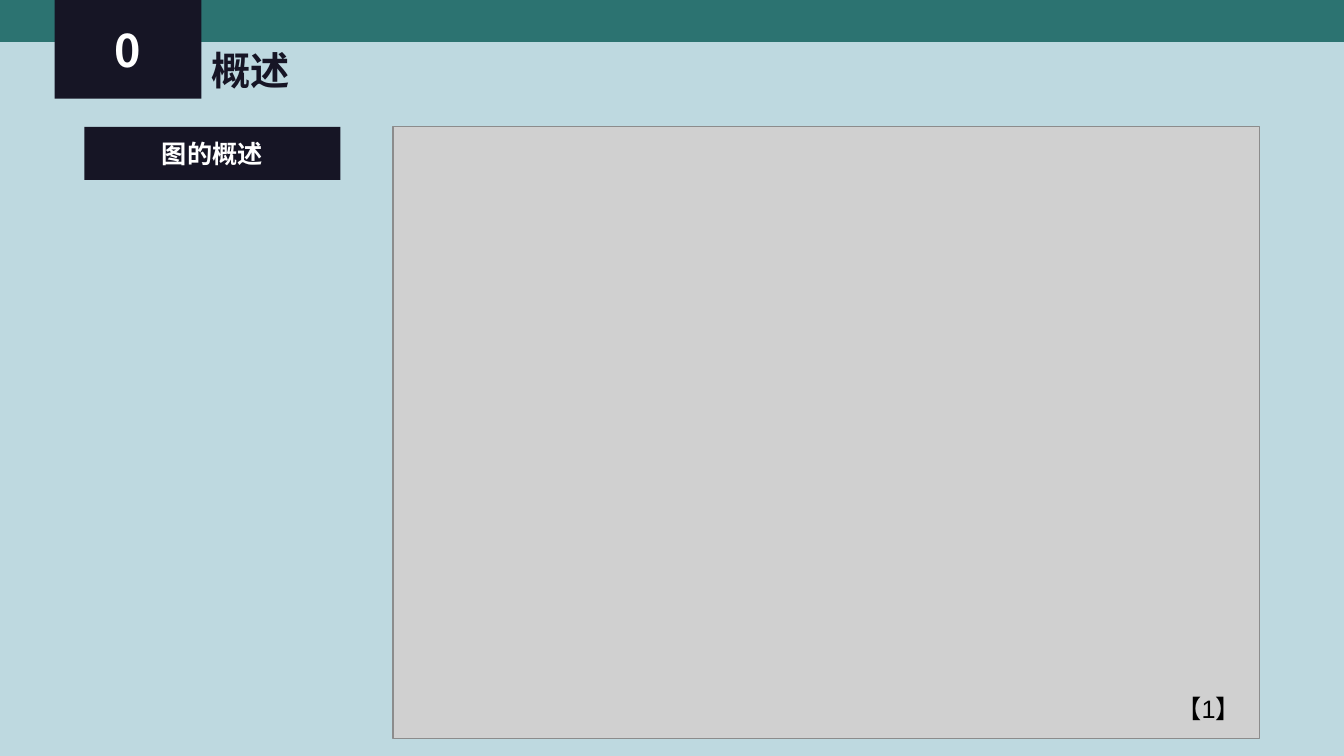
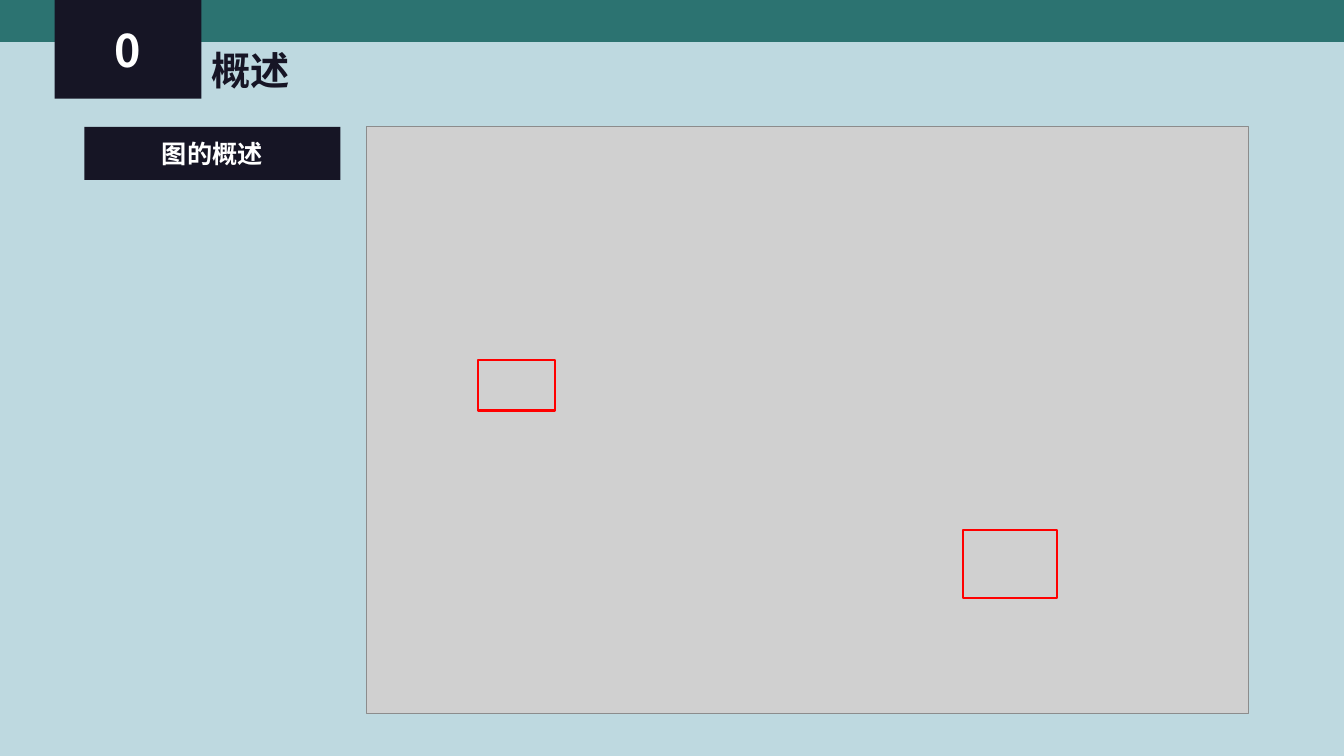
Before and after one commit to PRD-2018-G04/PRD-2018-G04, a slide deck: slide 5 of G04项目组/受控文档/翻转课堂PPT/PRD2018-G04-UML 基础Ⅲ.ppt. Drawn at 1344x756 pixels with LibreOffice and Linux fonts; fonts in the diff are those of the drawing; grey boxes stand for pictures. Boxes give left, top, right and bottom in pixels: in the first picture for what was removed or moved away, otherwise in the second. Text is boxed around its words. In the diff, an @@ line names an element or a change of style, - is before the commit and + after.

```diff
--- a/G04项目组/受控文档/翻转课堂PPT/PRD2018-G04-UML 基础Ⅲ.ppt
+++ b/G04项目组/受控文档/翻转课堂PPT/PRD2018-G04-UML 基础Ⅲ.ppt
@@ picture: place and size @@
-picture at [393,127,1259,737]
+picture at [367,127,1248,713]
@@ rectangle added at [478,360,554,411], outline #FF0000 1.5 pt @@
@@ rectangle added at [963,530,1057,598], outline #FF0000 1.5 pt @@
@@ text removed at [1177,696,1241,720] @@
-【1】
```
Also in this commit, not shown: 3 other slides changed.
